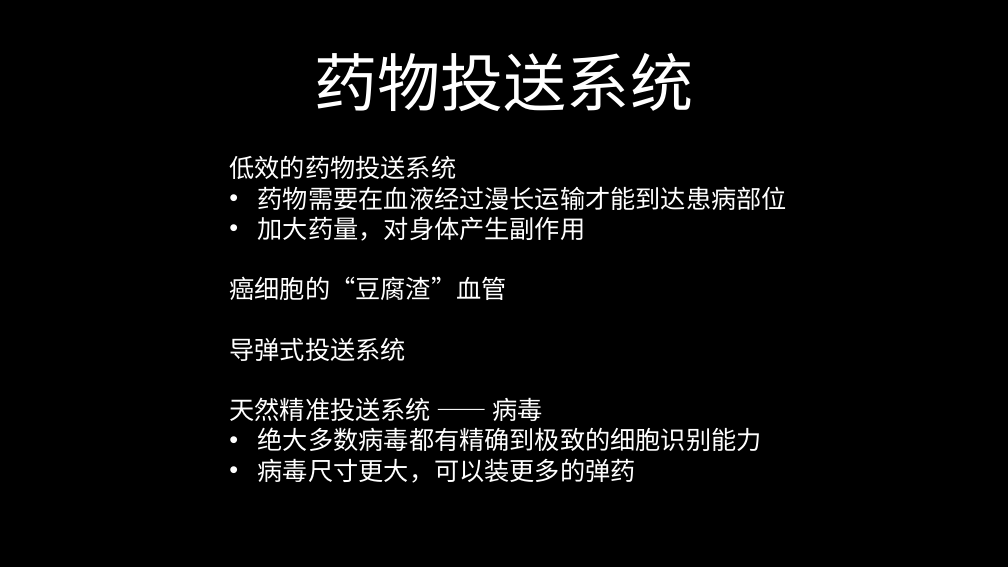
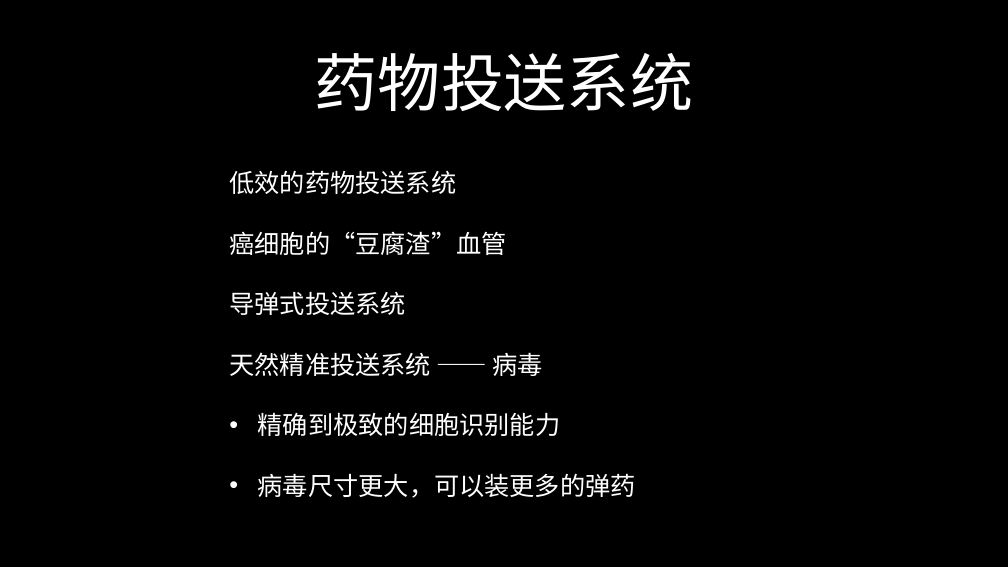
Before and after one commit to FredJiangFei/freetalk, a slide deck: slide 12 of 癌症/癌症.pptx (slide 10 before the commit). Drawn at 1008x567 pixels with LibreOffice and Linux fonts; fonts in the diff are those of the drawing. Boxes give left, top, right and bottom in pixels: in the first picture for what was removed or moved away, otherwise in the second. Text is boxed around its words. In the diff, an @@ line names an element or a change of style, - is before the commit and + after.

```diff
--- a/癌症/癌症.pptx
+++ b/癌症/癌症.pptx
@@ text "低效的药物投送系统": place and size @@
-text "低效的药物投送系统" at (229, 155, 787, 483)
+text "低效的药物投送系统" at (229, 170, 636, 498)
@@ text at (229, 170, 636, 498): line spacing 1 to 2 @@
@@ text at (258, 186, 787, 241): paragraphs removed @@
-• 药物需要在血液经过漫长运输才能到达患病部位
-• 加大药量，对身体产生副作用
@@ text at (258, 412, 560, 436): text changed @@
-• 绝大多数病毒都有精确到极致的细胞识别能力
+• 精确到极致的细胞识别能力
```
Also in this commit, not shown: 9 other slides changed, 6 slides added, 1 other file.
